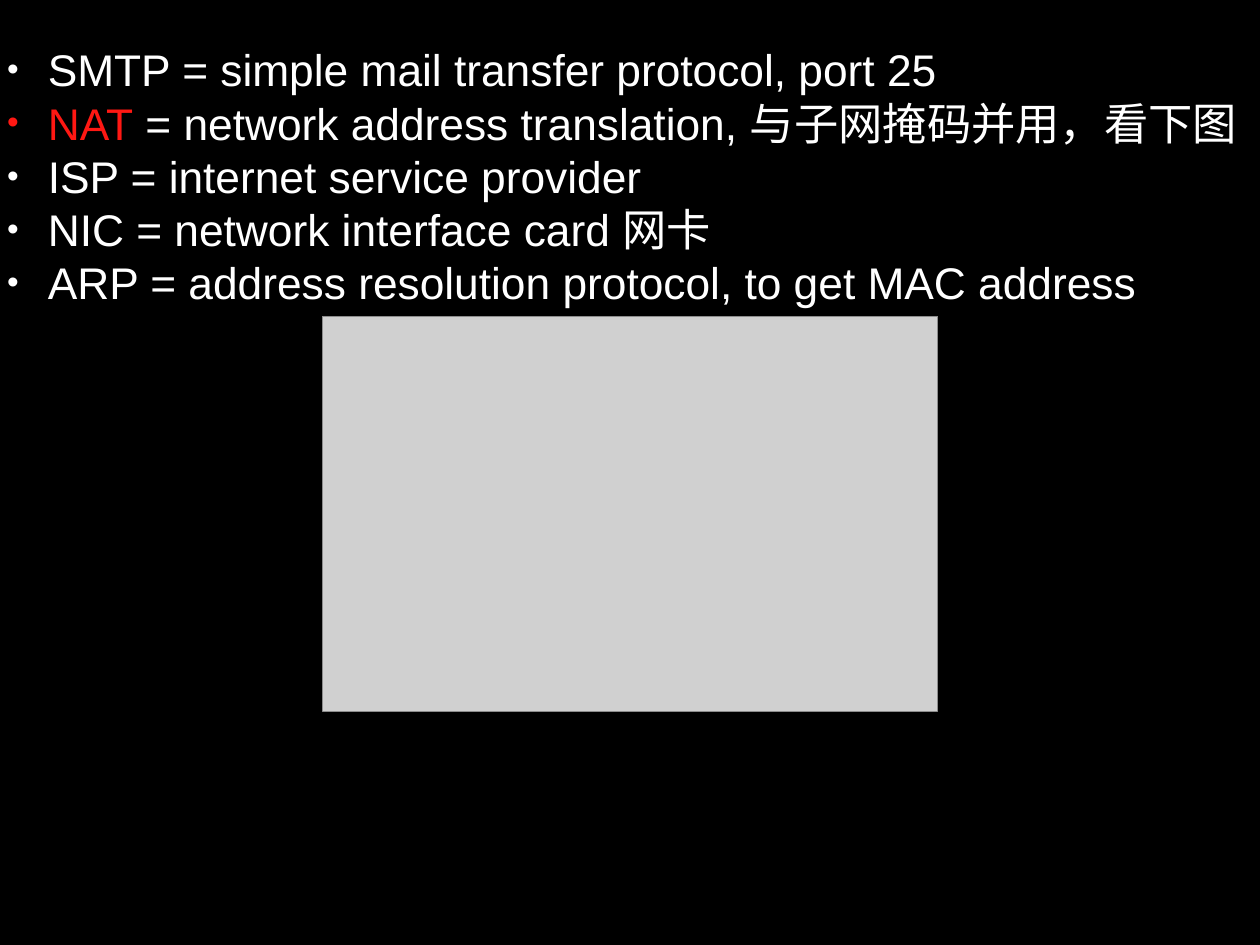
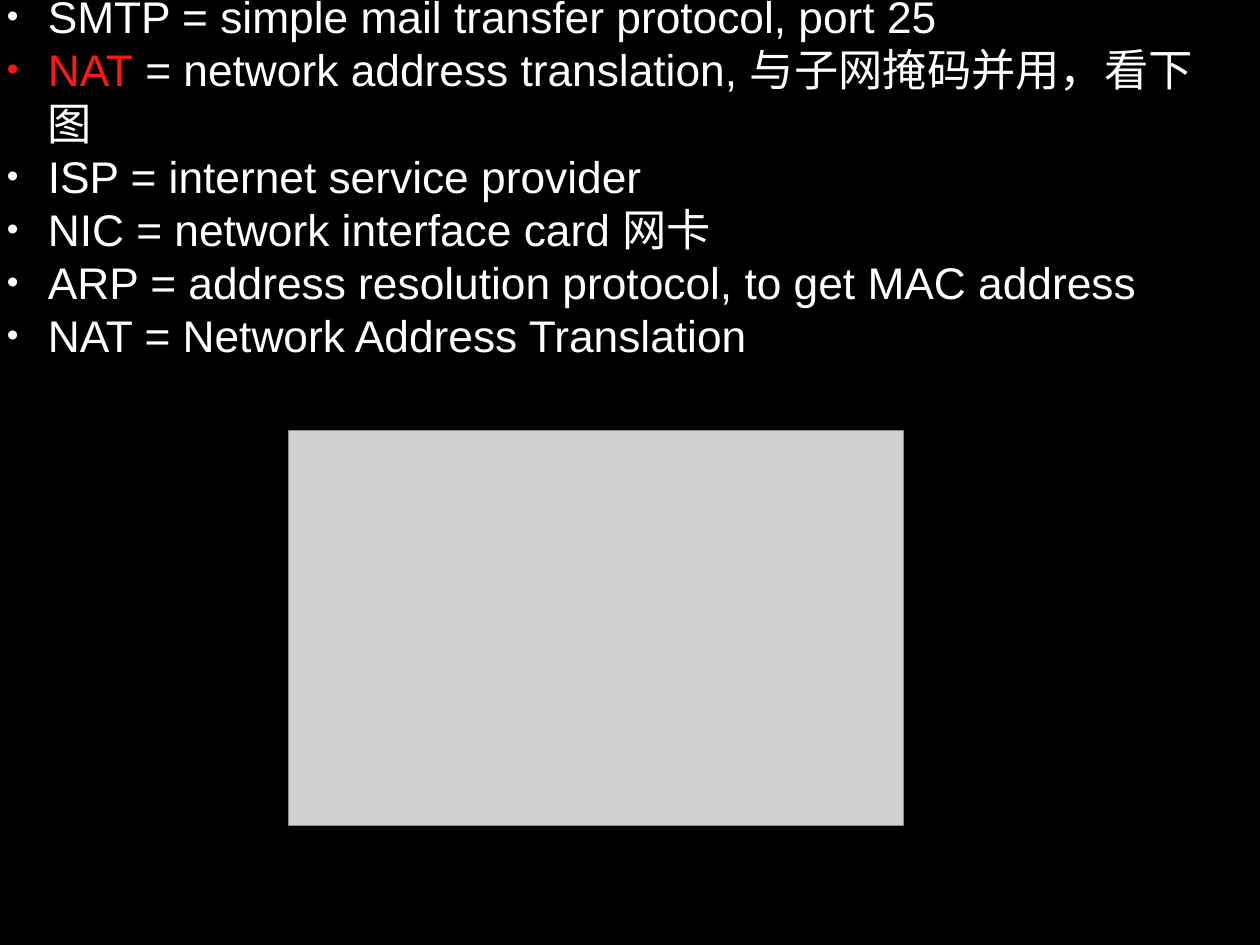
Before and after one commit to legend507/CommonSense, a slide deck: slide 3 of LearningNote/CEH/CEH.pptx. Drawn at 1260x945 pixels with LibreOffice and Linux fonts; fonts in the diff are those of the drawing; grey boxes stand for pictures. Boxes give left, top, right and bottom in pixels: in the first picture for what was removed or moved away, otherwise in the second. Text is boxed around its words. In the diff, an @@ line names an element or a change of style, - is before the commit and + after.

```diff
--- a/LearningNote/CEH/CEH.pptx
+++ b/LearningNote/CEH/CEH.pptx
@@ text at bbox=[48, 320, 746, 353]: paragraph added @@
+• NAT = Network Address Translation
@@ picture: place and size @@
-picture at bbox=[323, 316, 937, 712]
+picture at bbox=[288, 431, 903, 826]
```
Also in this commit, not shown: 5 other slides changed, 1 other file.
